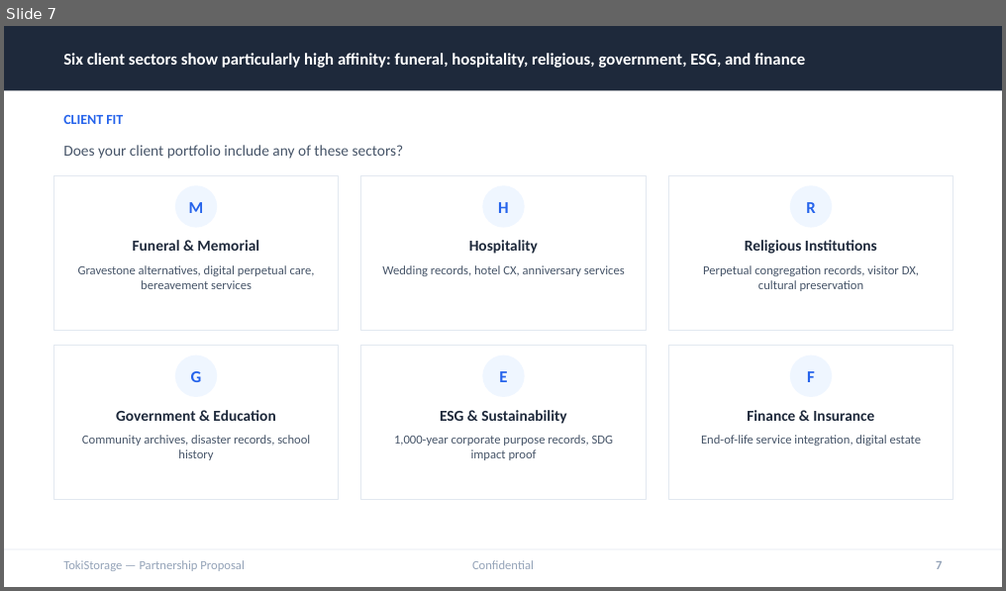
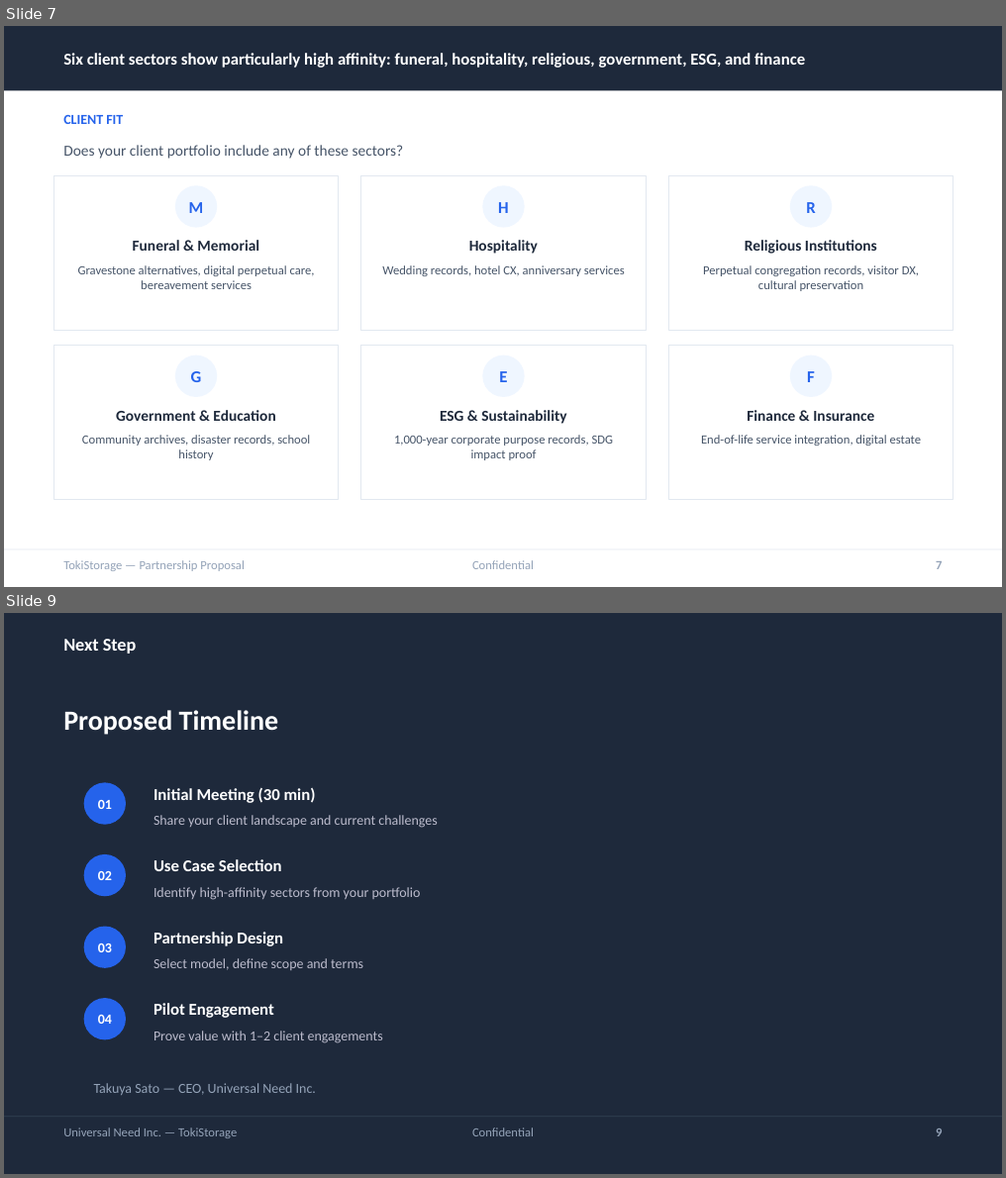
Before and after one commit to timeless-residents/pearlmemorial, a slide deck: toki/tokistorage-partnership-deck-en.pptx. Shown one above the other, each under a label of ours: slide 7 before the commit, slides 7 and 9 after it; the slides between them are not shown. The pictures are 1006x591 and 1006x1178 pixels, drawn with LibreOffice and Linux fonts; fonts in the diff are those of the drawing. Boxes give left, top, right and bottom in pixels: in the first picture for what was removed or moved away, otherwise in the second. Text is boxed around its words. In the diff, an @@ line names an element or a change of style, - is before the commit and + after.

```diff
--- a/toki/tokistorage-partnership-deck-en.pptx
+++ b/toki/tokistorage-partnership-deck-en.pptx
@@ slide 9 added at box(4, 613, 1002, 1174), background #FFFFFF @@
@@ rectangle added at box(4, 613, 1002, 1173), fill #1E293B @@
@@ text added at box(63, 639, 137, 654), 13 pt, text #FFFFFF, bold @@
+Next Step
@@ text added at box(63, 710, 279, 735), 20 pt, text #FFFFFF, bold @@
+Proposed Timeline
@@ ellipse added at box(84, 782, 126, 825), fill #2563EB @@
@@ text added at box(153, 788, 316, 803), 12 pt, text #FFFFFF, bold @@
+Initial Meeting (30 min)
@@ text added at box(98, 800, 112, 809), 10 pt, text #FFFFFF, bold @@
+01
@@ text added at box(153, 815, 437, 828), 10 pt, text #BBBBCC @@
+Share your client landscape and current challenges
@@ ellipse added at box(84, 855, 126, 896), fill #2563EB @@
@@ text added at box(98, 871, 112, 880), 10 pt, text #FFFFFF, bold @@
+02
@@ text added at box(153, 860, 282, 871), 12 pt, text #FFFFFF, bold @@
+Use Case Selection
@@ text added at box(153, 887, 421, 900), 10 pt, text #BBBBCC @@
+Identify high-affinity sectors from your portfolio
@@ ellipse added at box(84, 927, 126, 968), fill #2563EB @@
@@ text added at box(153, 932, 283, 947), 12 pt, text #FFFFFF, bold @@
+Partnership Design
@@ text added at box(98, 944, 112, 953), 10 pt, text #FFFFFF, bold @@
+03
@@ text added at box(153, 959, 363, 970), 10 pt, text #BBBBCC @@
+Select model, define scope and terms
@@ ellipse added at box(84, 998, 126, 1040), fill #2563EB @@
@@ text added at box(98, 1015, 112, 1024), 10 pt, text #FFFFFF, bold @@
+04
@@ text added at box(153, 1003, 274, 1018), 12 pt, text #FFFFFF, bold @@
+Pilot Engagement
@@ text added at box(153, 1031, 383, 1044), 10 pt, text #BBBBCC @@
+Prove value with 1–2 client engagements
@@ text added at box(94, 1083, 316, 1095), 10 pt, text #94A3B8 @@
+Takuya Sato — CEO, Universal Need Inc.
@@ rectangle added at box(4, 1116, 1002, 1117), fill #334455 @@
@@ text added at box(63, 1128, 237, 1139), 9 pt, text #94A3B8 @@
+Universal Need Inc. — TokiStorage
@@ text added at box(472, 1128, 534, 1137), 9 pt, text #94A3B8 @@
+Confidential
@@ text added at box(936, 1129, 942, 1137), 9 pt, text #94A3B8, bold @@
+9
```
Also in this commit, not shown: 1 slide changed, 2 other slides added, 2 slides removed, 4 other files.
